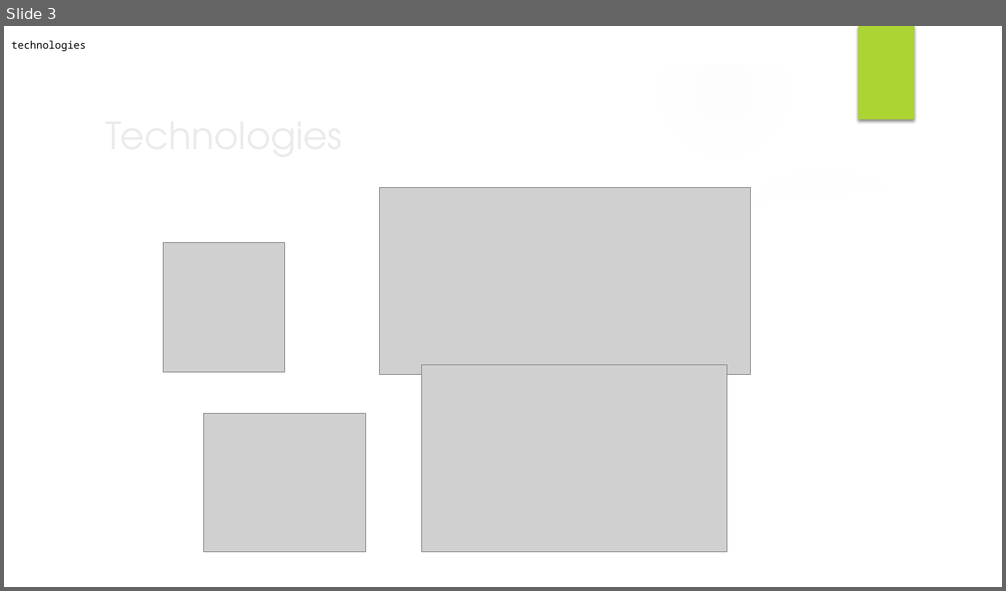
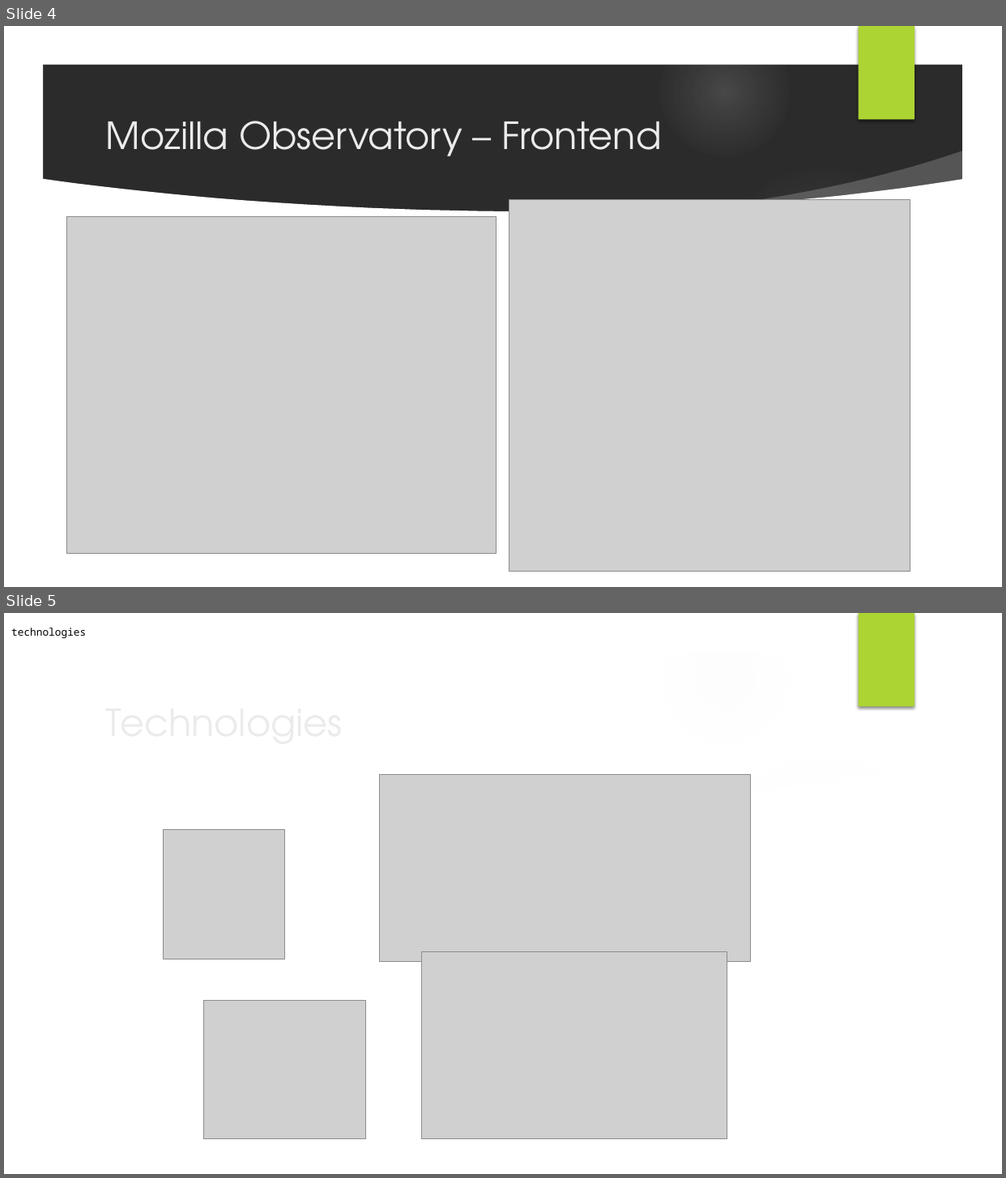
Before and after one commit to pgerhard/chat-server-cloud-computing-hochschule-reutlingen, a slide deck: documentation/presentation/Präsentation_Using_Cloud_Services.pptx. Shown one above the other, each under a label of ours: slide 3 before the commit, slides 4 and 5 after it. The pictures are 1006x591 and 1006x1178 pixels, drawn with LibreOffice and Linux fonts; fonts in the diff are those of the drawing; grey boxes stand for pictures; background and template pictures are left out; a plain dark background stands for a picture behind light text. Boxes give left, top, right and bottom in pixels: in the first picture for what was removed or moved away, otherwise in the second. Text is boxed around its words. In the diff, an @@ line names an element or a change of style, - is before the commit and + after.

```diff
--- a/documentation/presentation/Präsentation_Using_Cloud_Services.pptx
+++ b/documentation/presentation/Präsentation_Using_Cloud_Services.pptx
@@ slide 4 added at <box>4,26,1002,587</box>, background picture (left out); not listed: 9 template elements that a slide beside it also shows @@
@@ title added at <box>106,121,662,156</box>, 36 pt, text #EBEBEB @@
+Mozilla Observatory – Frontend
@@ picture added at <box>67,217,496,554</box> @@
@@ picture added at <box>509,199,910,572</box> @@
@@ what was slide 3 is now slide 5 @@
```
Also in this commit, not shown: 1 other slide added, 8 other files.
